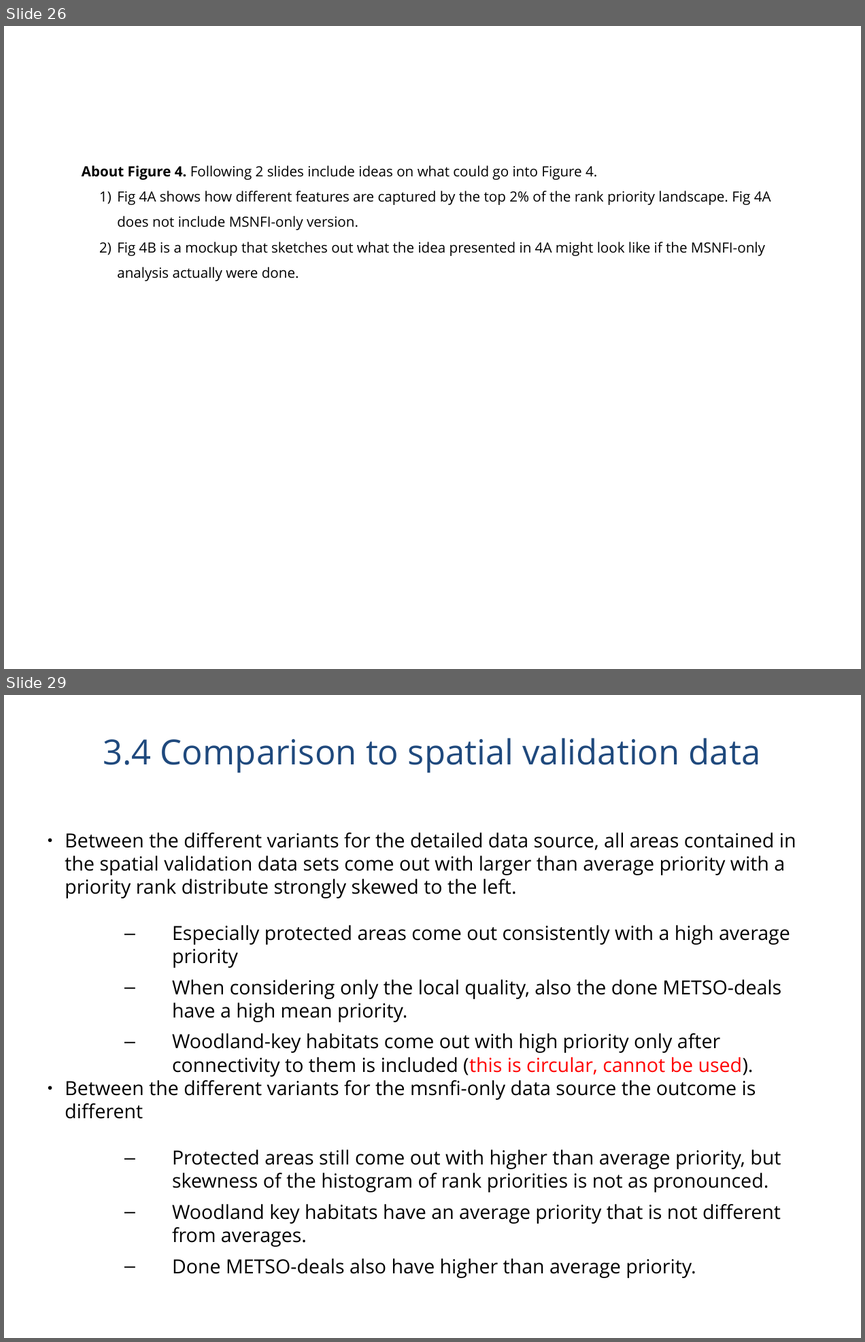
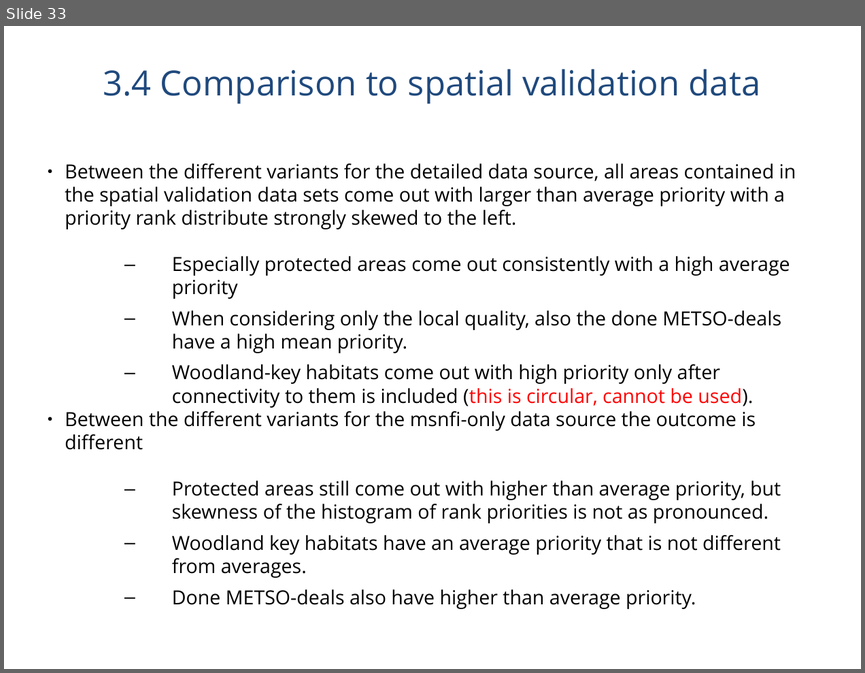
Before and after one commit to jlehtoma/validityms, a slide deck: reports/validity_ms_outline.ppt. Shown one above the other, each under a label of ours: slides 26 and 29 before the commit, slide 33 after it; the slides between them are not shown. The pictures are 865x1342 and 865x673 pixels, drawn with LibreOffice and Linux fonts; fonts in the diff are those of the drawing. Boxes give left, top, right and bottom in pixels: in the first picture for what was removed or moved away, otherwise in the second. Text is boxed around its words. In the diff, an @@ line names an element or a change of style, - is before the commit and + after.

```diff
--- a/reports/validity_ms_outline.ppt
+++ b/reports/validity_ms_outline.ppt
@@ slide 26 removed at bbox=[4, 26, 861, 669], background #FFFFFF @@
@@ text removed at bbox=[82, 165, 771, 281] @@
-About Figure 4. Following 2 slides include ideas on what could go into Figure 4.
-  1) Fig 4A shows how different features are captured by the top 2% of the rank priority landscape. Fig 4A does not include MSNFI-only version.
-  2) Fig 4B is a mockup that sketches out what the idea presented in 4A might look like if the MSNFI-only analysis actually were done.
@@ what was slide 29 is now slide 33 @@
```
Also in this commit, not shown: 9 slides changed, 10 slides added, 6 other slides removed, 1 other file.
